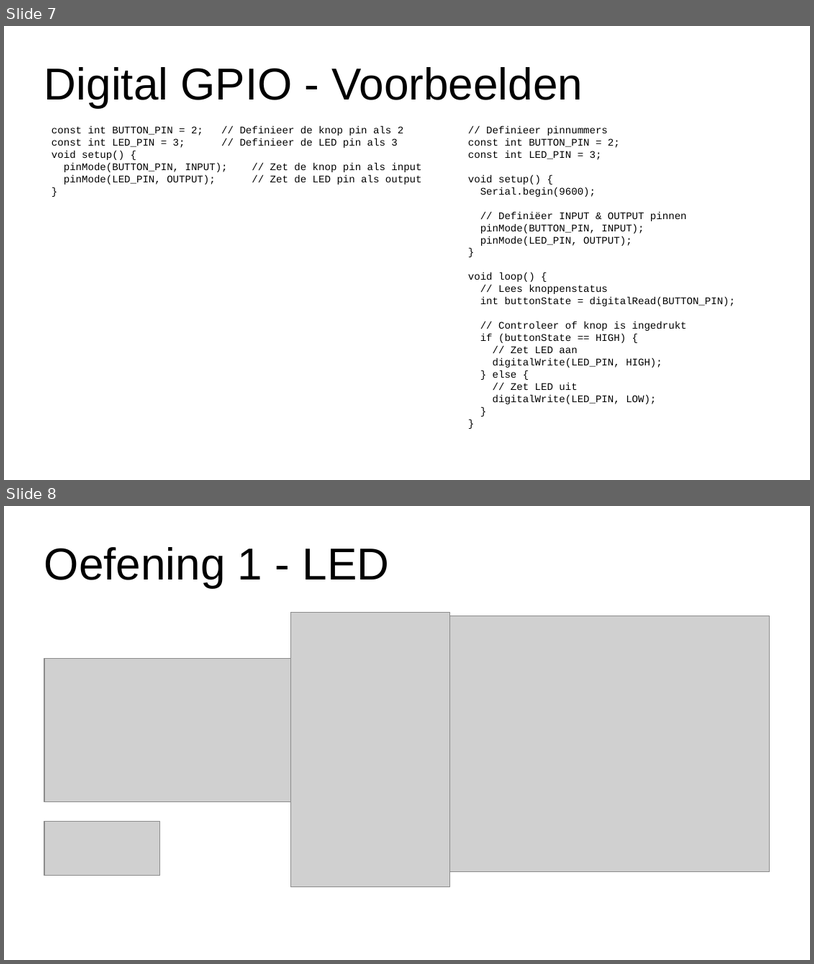
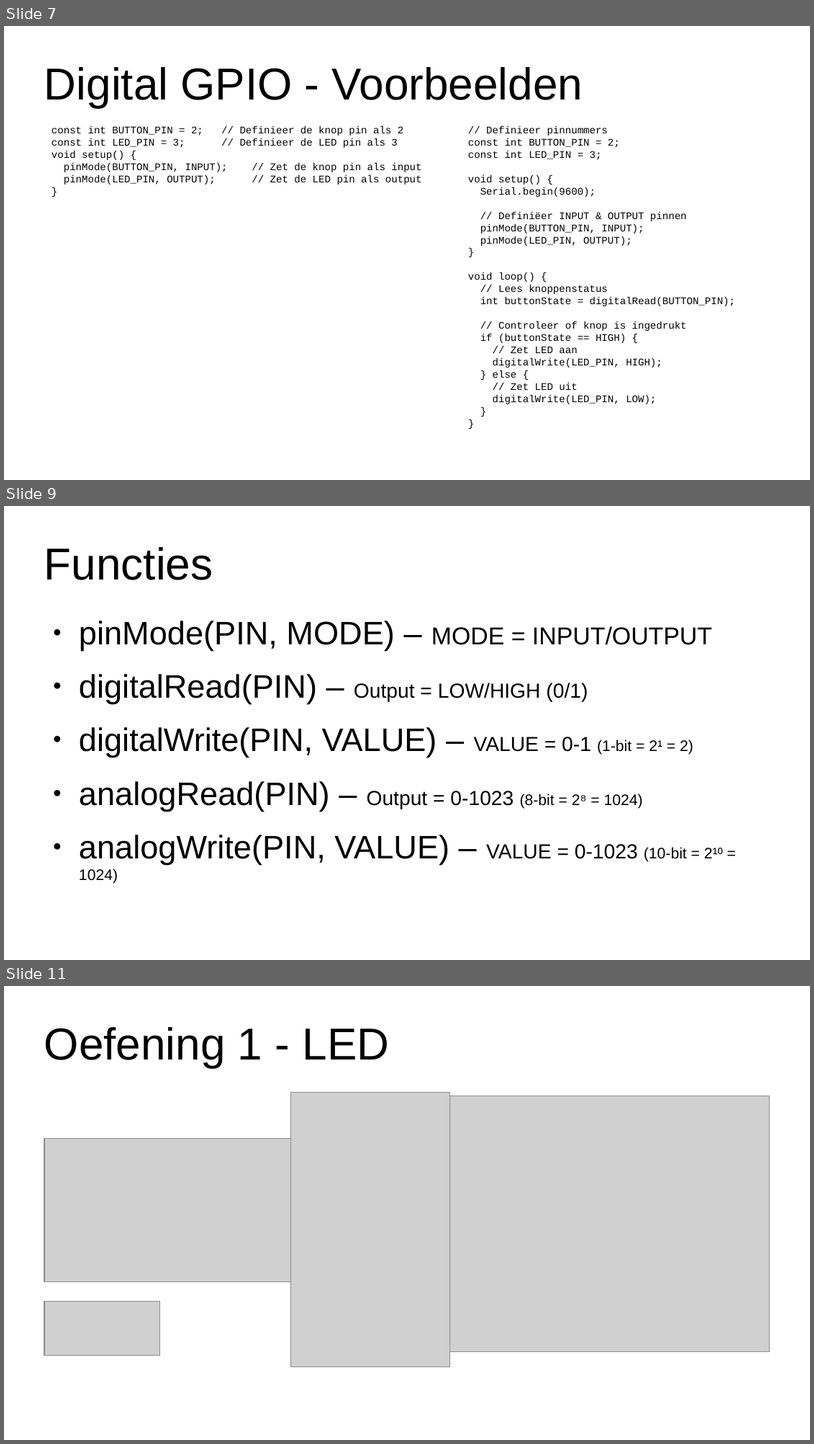
Before and after one commit to syandelbart/create-cave-arduino, a slide deck: resources/presentation.odp. Shown one above the other, each under a label of ours: slides 7 and 8 before the commit, slides 7, 9 and 11 after it; the slides between them are not shown. The pictures are 814x964 and 814x1444 pixels, drawn with LibreOffice and Linux fonts; fonts in the diff are those of the drawing; grey boxes stand for pictures. Boxes give left, top, right and bottom in pixels: in the first picture for what was removed or moved away, otherwise in the second. Text is boxed around its words. In the diff, an @@ line names an element or a change of style, - is before the commit and + after.

```diff
--- a/resources/presentation.odp
+++ b/resources/presentation.odp
@@ slide 9 added at (4, 506, 810, 960), background #FFFFFF @@
@@ title added at (44, 547, 213, 580), 44 pt, text #000000 @@
+Functies
@@ text added at (79, 620, 712, 883), 32 pt, text #000000 @@
+● pinMode(PIN, MODE) – MODE = INPUT/OUTPUT
+● digitalRead(PIN) – Output = LOW/HIGH (0/1)
+● digitalWrite(PIN, VALUE) – VALUE = 0-1 (1-bit = 2¹ = 2)
+● analogRead(PIN) – Output = 0-1023 (8-bit = 2⁸ = 1024)
+● analogWrite(PIN, VALUE) – VALUE = 0-1023 (10-bit = 2¹⁰ = 1024)
@@ what was slide 8 is now slide 11 @@
```
Also in this commit, not shown: 1 slide changed, 2 other slides added.
